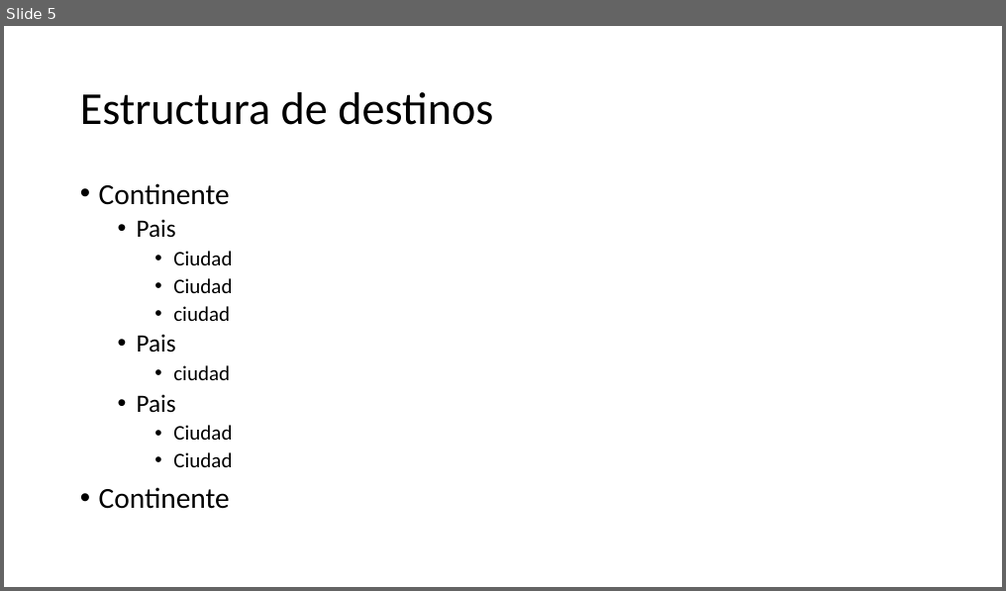
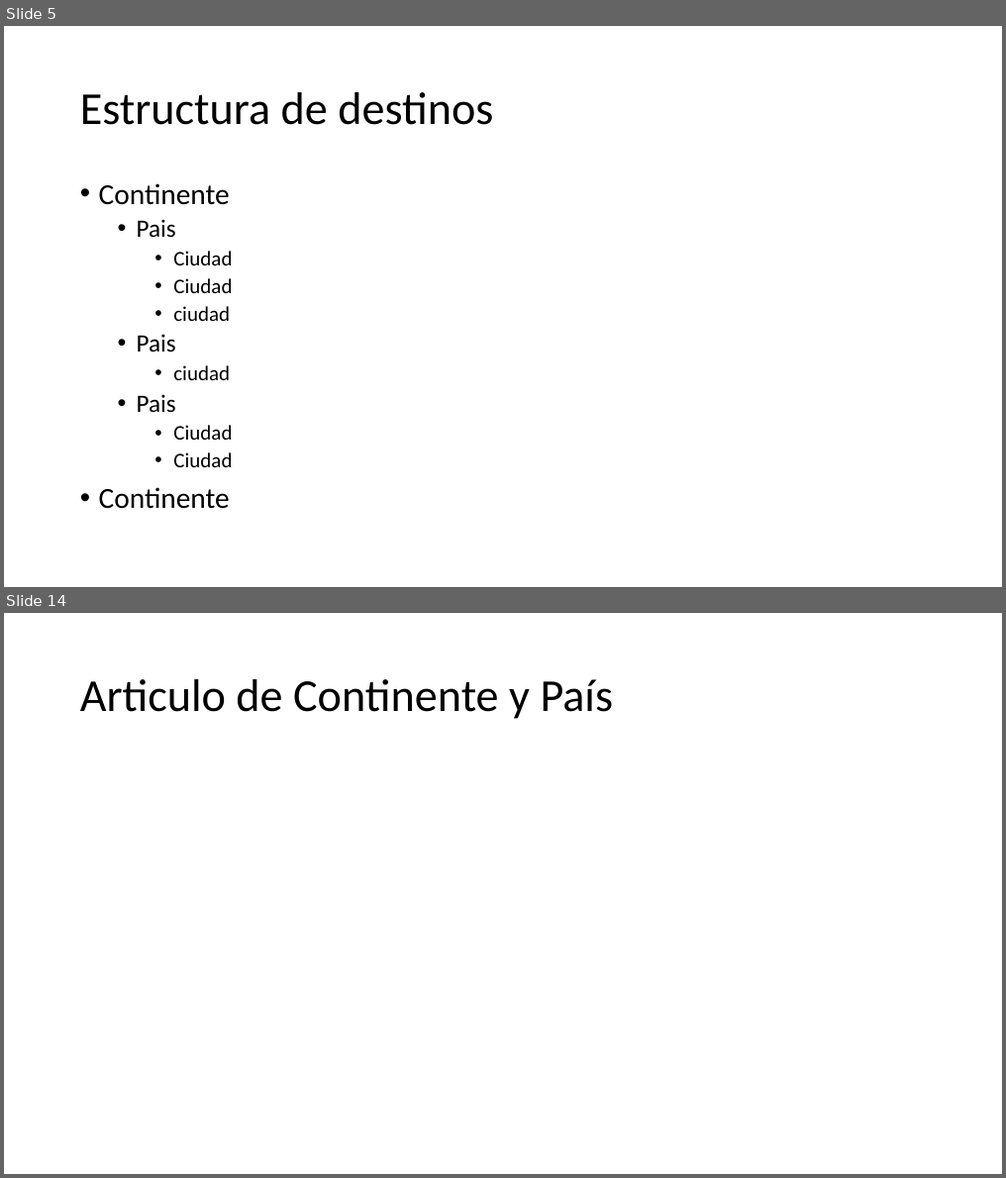
Before and after one commit to dominique120/1684, a slide deck: El Destino Alterno.pptx. Shown one above the other, each under a label of ours: slide 5 before the commit, slides 5 and 14 after it; the slides between them are not shown. The pictures are 1006x591 and 1006x1178 pixels, drawn with LibreOffice and Linux fonts; fonts in the diff are those of the drawing. Boxes give left, top, right and bottom in pixels: in the first picture for what was removed or moved away, otherwise in the second. Text is boxed around its words. In the diff, an @@ line names an element or a change of style, - is before the commit and + after.

```diff
--- a/El Destino Alterno.pptx
+++ b/El Destino Alterno.pptx
@@ slide 14 added at (x1=4, y1=613, x2=1002, y2=1174), background #FFFFFF @@
@@ title added at (x1=80, y1=679, x2=614, y2=719), 44 pt, text #000000 @@
+Articulo de Continente y País
```
Also in this commit, not shown: 20 other slides added, 1 slide removed, 6 other files.
